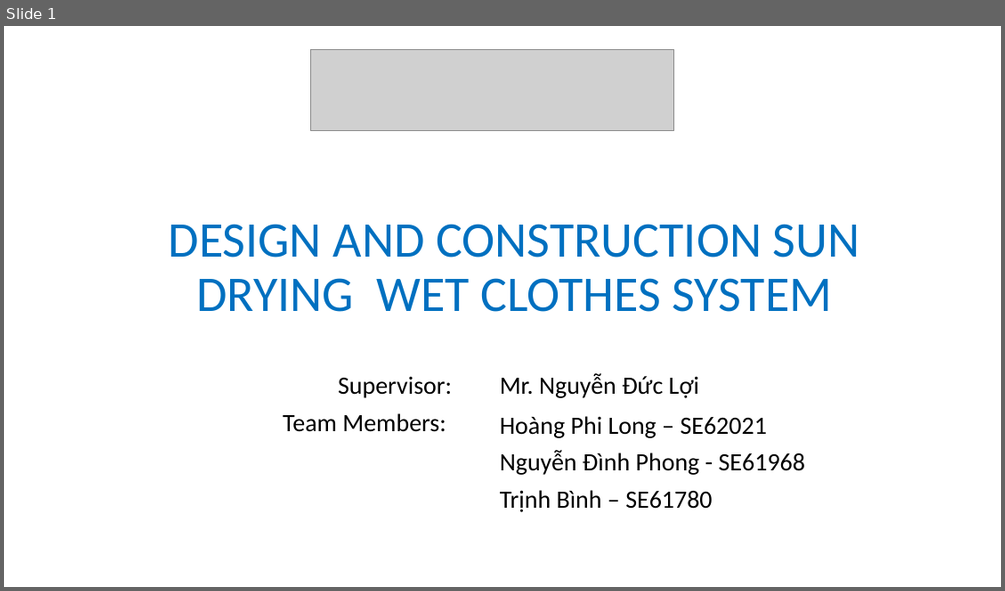
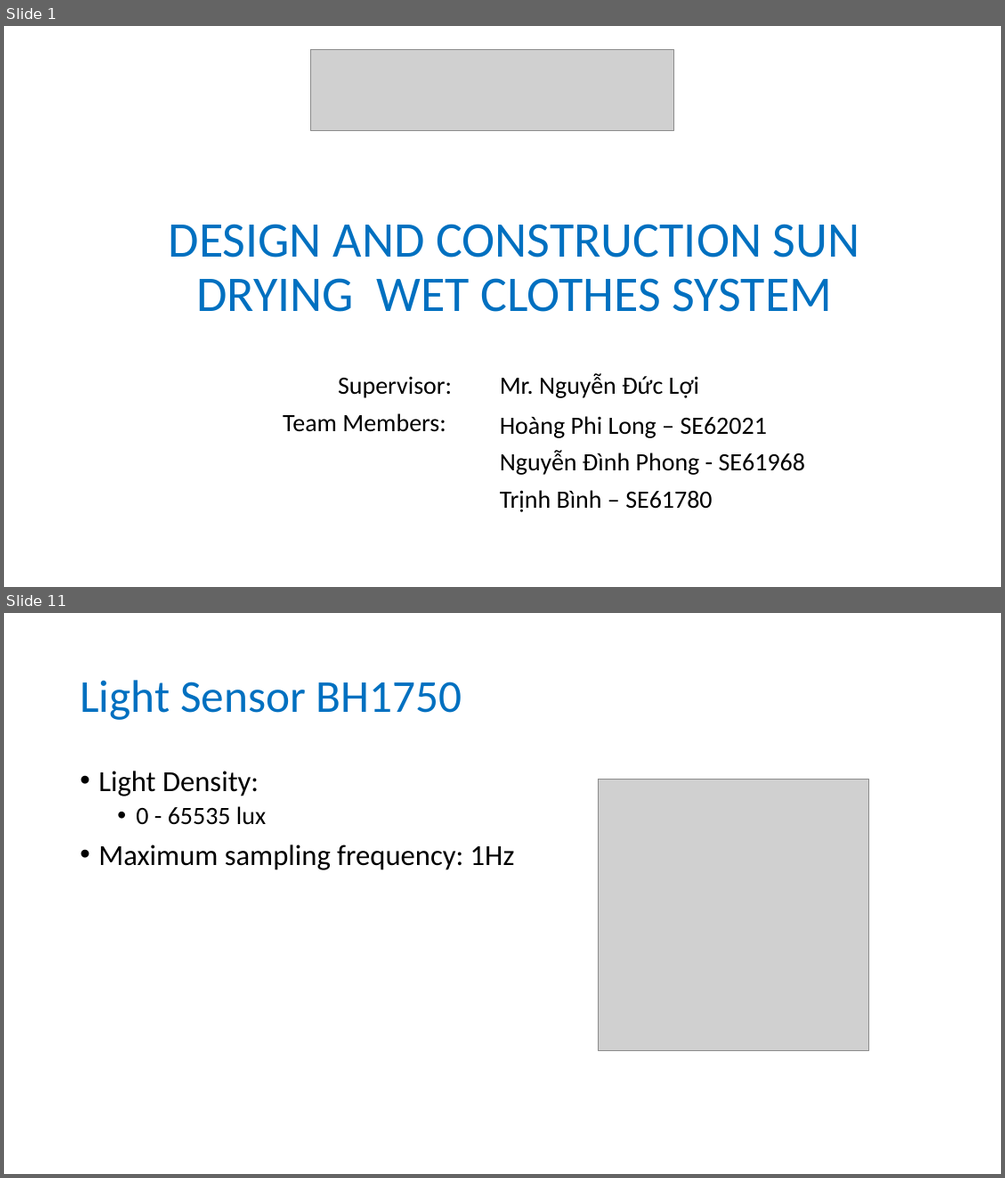
Before and after one commit to longhoang0304/DCDCS_Documentation, a slide deck: Final-Presentation.pptx. Shown one above the other, each under a label of ours: slide 1 before the commit, slides 1 and 11 after it; the slides between them are not shown. The pictures are 1005x591 and 1005x1178 pixels, drawn with LibreOffice and Linux fonts; fonts in the diff are those of the drawing; grey boxes stand for pictures. Boxes give left, top, right and bottom in pixels: in the first picture for what was removed or moved away, otherwise in the second. Text is boxed around its words. In the diff, an @@ line names an element or a change of style, - is before the commit and + after.

```diff
--- a/Final-Presentation.pptx
+++ b/Final-Presentation.pptx
@@ slide 11 added at [4, 613, 1001, 1174], background #FFFFFF @@
@@ title added at [80, 680, 462, 720], 44 pt, text #0070C0 @@
+Light Sensor BH1750
@@ text added at [98, 771, 515, 870], 28 pt, text #000000 @@
+• Light Density:
+  • 0 - 65535 lux
+• Maximum sampling frequency: 1Hz
@@ picture added at [598, 779, 868, 1050] @@
```
Also in this commit, not shown: 5 slides changed, 30 other slides added, 9 slides removed, 2 other files.
